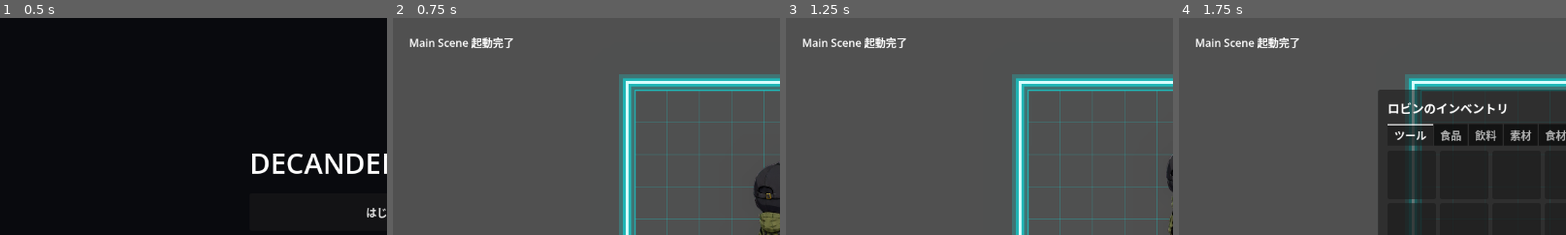
Above: before the commit, frames 1-4 (left to right).
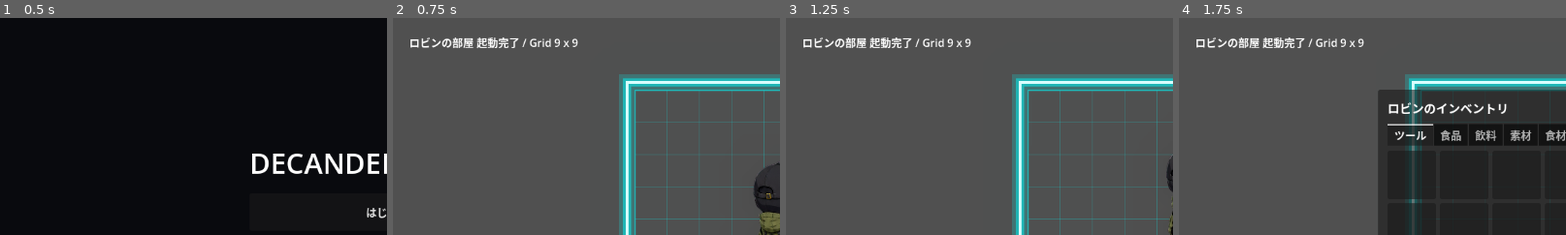
Above: after the commit, the same moments.

Repository: grimoire1089-coder/optimistic
Game: Godot game, scene res://Scenes/Boot/TitleScene.tscn
Same seed, same stepped clock (60 frames per second), same inputs: the game is played once before the commit and once after it.
Inputs (mouse positions are % of the whole screen's width and height, from its top left):
- Up to frame 1 (0.5 s): no input
- Up to frame 2 (0.75 s): click "はじめる" at 0.5 s
- Up to frame 3 (1.25 s): no input
- Up to frame 4 (1.75 s): click (86, 91) at 1.25 s
The pictures show only the part of the screen within x 0-50%, y 0-50%; the shares and areas given below are measured in that part.

Frame 1 is identical in both runs. In frame 2, 1.2% of the frame differs, in the area x 4-48%, y 8-14%; in frame 3, 1.2%; in frame 4, 1.2%.

Commit message:
Show Robin room grid startup status

Diff:
--- a/Scripts/Scenes/Main/MainScene.gd
+++ b/Scripts/Scenes/Main/MainScene.gd
@@ -1,12 +1,14 @@
 extends Node2D
 
 @onready var debug_label: Label = $CanvasLayer/DebugLabel
+@onready var robin_room_map: RoomMapGridModule = $RobinRoomMap
+@onready var furniture_placement_module: FurniturePlacementModule = $FurniturePlacementModule
 @onready var robin: RobinWanderActor = $Robin
 @onready var ai_character_hud: AICharacterHud = $CanvasLayer/AICharacterHud
 
 
 func _ready() -> void:
-	debug_label.text = "Main Scene 起動完了"
+	debug_label.text = _get_startup_debug_text()
 	_connect_robin_selection()
 
 
@@ -22,3 +24,10 @@
 	if ai_character_hud == null:
 		return
 	ai_character_hud.show_actor(actor)
+
+
+func _get_startup_debug_text() -> String:
+	if robin_room_map == null:
+		return "Main Scene 起動完了"
+	var grid_size := robin_room_map.get_grid_size()
+	return "%s 起動完了 / Grid %d x %d" % [robin_room_map.map_display_name, grid_size.x, grid_size.y]
